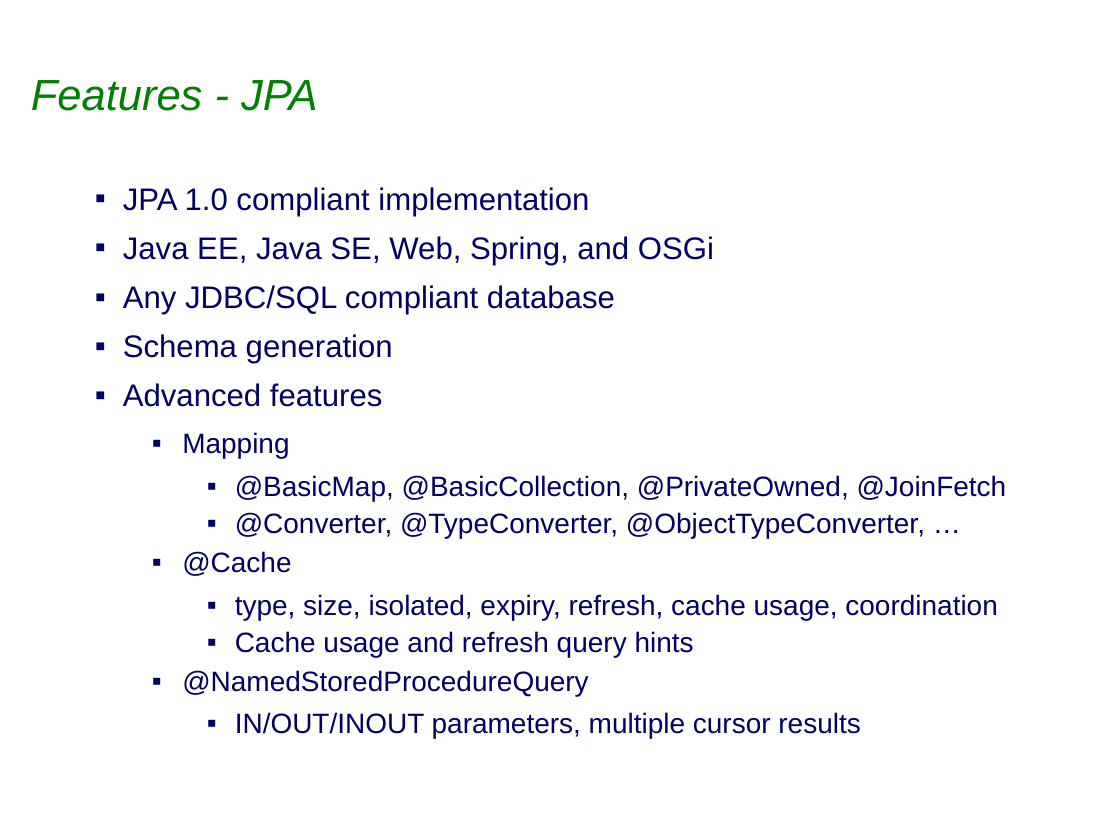
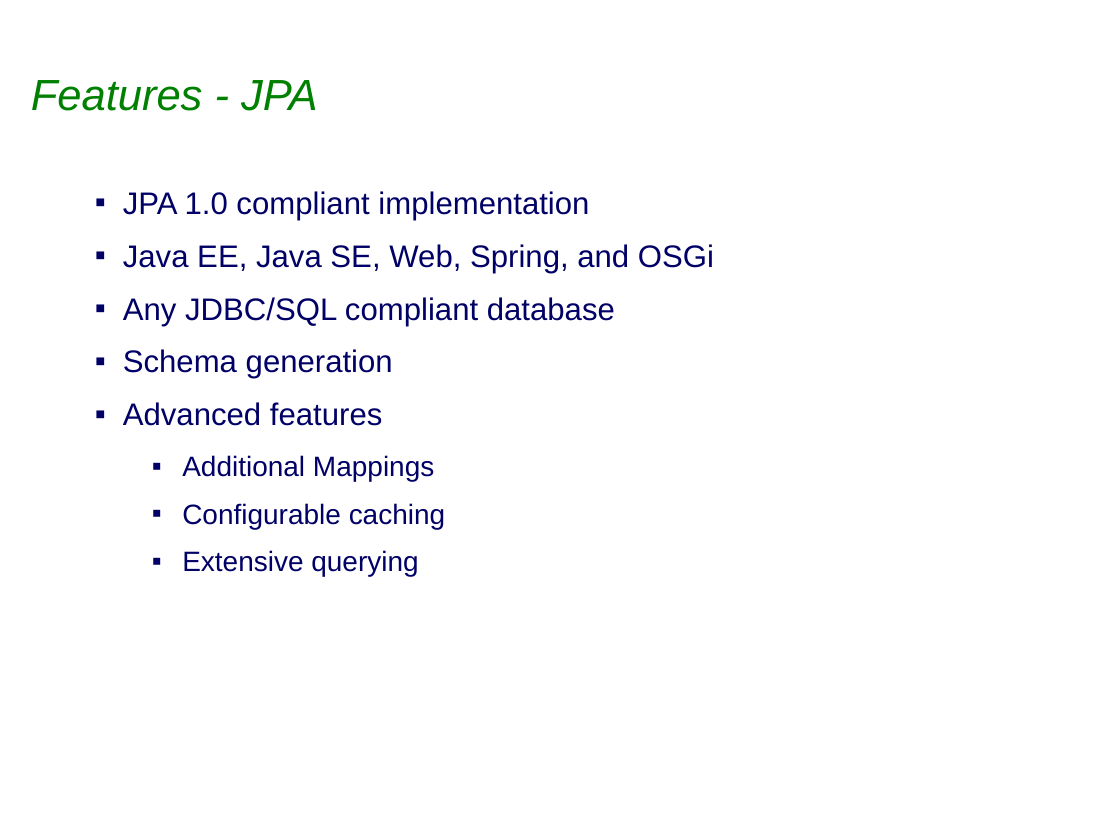
Before and after one commit to eclipse-ee4j/eclipselink, a slide deck: slide 11 of project-admin/Graduation_Release_Review.ppt. Drawn at 1120x840 pixels with LibreOffice and Linux fonts; fonts in the diff are those of the drawing; background and template pictures are left out. Boxes give left, top, right and bottom in pixels: in the first picture for what was removed or moved away, otherwise in the second. Text is boxed around its words. In the diff, an @@ line names an element or a change of style, - is before the commit and + after.

```diff
--- a/project-admin/Graduation_Release_Review.ppt
+++ b/project-admin/Graduation_Release_Review.ppt
@@ text at (123,191,714,426): line spacing 0.9 to 1 @@
@@ text at (182,455,445,576): text changed @@
-  ▪ Mapping
-    ▪ @BasicMap, @BasicCollection, @PrivateOwned, @JoinFetch
-    ▪ @Converter, @TypeConverter, @ObjectTypeConverter, …
-  ▪ @Cache
-    ▪ type, size, isolated, expiry, refresh, cache usage, coordination
-    ▪ Cache usage and refresh query hints
-  ▪ @NamedStoredProcedureQuery
-    ▪ IN/OUT/INOUT parameters, multiple cursor results
+  ▪ Additional Mappings
+  ▪ Configurable caching
+  ▪ Extensive querying
```
Also in this commit, not shown: 2 other slides changed.
